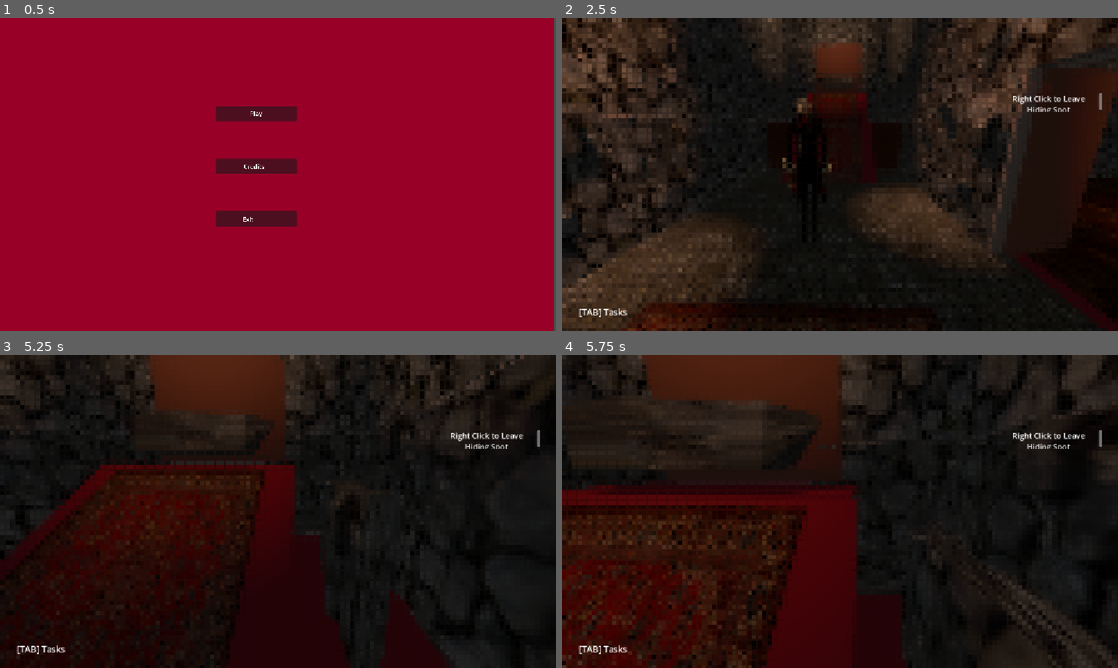
Above: before the commit, frames 1-4 (two rows, left to right).
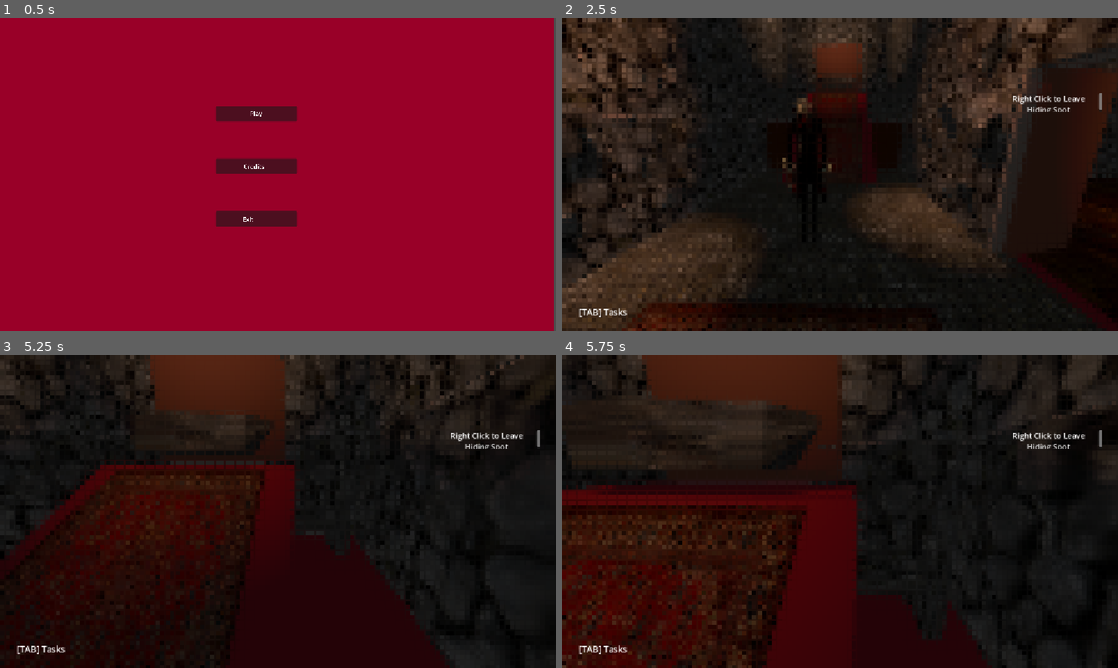
Above: after the commit, the same moments.

Repository: MichaelRRyan/gmtk-2026-countdown
Game: Godot game, scene res://screens/main_menu.tscn
Two runs of this game, one before a commit and one after it. Both use one fixed random seed, a clock stepped at 60 frames per second and the inputs below.
Inputs (mouse positions are in pixels of both pictures, inside the frame that each line leads up to):
- Up to frame 1 (0.5 s): no input
- Up to frame 2 (2.5 s): click "Play" at 0.5 s; tap Enter at 1.25, 2 s; move the mouse to (867, 174) at 1.27 s; press the mouse at (867, 174) at 1.28 s; hold W (move_forward) from 1.28 s (still down); tap Space (jump) at 1.52, 2.27 s; move the mouse to (812, 174) at 2.02 s; release the mouse at (812, 174) at 2.03 s; tap Tab (show_tasks) at 2.1 s
- Up to frame 3 (5.25 s): keep holding W (move_forward); tap Enter every 0.75 s from 2.75 to 5 s; move the mouse to (289, 505) at 2.77 s; press the mouse at (289, 505) at 2.78 s; move the mouse to (272, 517) at 3.52 s; release the mouse at (272, 517) at 3.53 s; tap Tab (show_tasks) at 3.6, 5.1 s; tap Space (jump) at 3.77, 4.52 s; move the mouse to (316, 514) at 4.27 s; press the mouse at (316, 514) at 4.28 s; move the mouse to (233, 508) at 5.02 s; release the mouse at (233, 508) at 5.03 s
- Up to frame 4 (5.75 s): keep holding W (move_forward); tap Space (jump) at 5.27 s

Frame 1 is identical in both runs. In frame 2, less than 0.1% of the frame differs, in the area x 80-85%, y 2-16%; in frame 3, 0.6%; in frame 4, 1.8%, in the area x 61-100%, y 57-100%.

Commit message:
Adds art to north part of the castle.

Diff:
--- a/Levels/Main/main_level.tscn
+++ b/Levels/Main/main_level.tscn
@@ -1799,9 +1799,6 @@
 [node name="StoneWallFinal240" parent="CastleGeo/Walls" unique_id=301821779 instance=ExtResource("21_ofdr7")]
 transform = Transform3D(-0.9999999, 0, 5.7620444e-08, 0, 1, 0, -5.7620444e-08, 0, -0.9999999, 2.057974, -0.74709314, -4.597873)
 
-[node name="StoneWallFinal241" parent="CastleGeo/Walls" unique_id=723863453 instance=ExtResource("21_ofdr7")]
-transform = Transform3D(-0.9999999, 0, 5.7620444e-08, 0, 1, 0, -5.7620444e-08, 0, -0.9999999, 2.057974, 1.2529068, -4.597873)
-
 [node name="StoneWallFinal242" parent="CastleGeo/Walls" unique_id=578205975 instance=ExtResource("21_ofdr7")]
 transform = Transform3D(-0.9999999, 0, 5.7620444e-08, 0, 1, 0, -5.7620444e-08, 0, -0.9999999, 2.2901566, -0.74709314, -6.597873)
 
@@ -1811,6 +1808,72 @@
 [node name="StoneWallFinal244" parent="CastleGeo/Walls" unique_id=45151092 instance=ExtResource("21_ofdr7")]
 transform = Transform3D(-0.9999999, 0, 5.7620444e-08, 0, 1, 0, -5.7620444e-08, 0, -0.9999999, 2.2901566, -0.74709314, -10.597874)
 
+[node name="StoneWallFinal274" parent="CastleGeo/Walls" unique_id=24084767 instance=ExtResource("21_ofdr7")]
+transform = Transform3D(1.0133183e-07, 0, 0.9999999, 0, 1, 0, -0.9999999, 0, 1.0133183e-07, 1.3443934, 1.497829, -7.0274854)
+
+[node name="StoneWallFinal275" parent="CastleGeo/Walls" unique_id=1102667286 instance=ExtResource("21_ofdr7")]
+transform = Transform3D(1.0133183e-07, 0, 0.9999999, 0, 1, 0, -0.9999999, 0, 1.0133183e-07, -0.5917839, -0.74733627, -7.0274854)
+
+[node name="StoneWallFinal276" parent="CastleGeo/Walls" unique_id=1420521097 instance=ExtResource("21_ofdr7")]
+transform = Transform3D(1.0133183e-07, 0, 0.9999999, 0, 1, 0, -0.9999999, 0, 1.0133183e-07, -0.5917839, 1.2526637, -7.0274854)
+
+[node name="StoneWallFinal277" parent="CastleGeo/Walls" unique_id=790054777 instance=ExtResource("21_ofdr7")]
+transform = Transform3D(1.0133183e-07, 0, 0.9999999, 0, 1, 0, -0.9999999, 0, 1.0133183e-07, -2.591784, -0.74733627, -7.0274854)
+
+[node name="StoneWallFinal278" parent="CastleGeo/Walls" unique_id=436340413 instance=ExtResource("21_ofdr7")]
+transform = Transform3D(1.0133183e-07, 0, 0.9999999, 0, 1, 0, -0.9999999, 0, 1.0133183e-07, -2.591784, 1.2526637, -7.0274854)
+
+[node name="StoneWallFinal279" parent="CastleGeo/Walls" unique_id=552288284 instance=ExtResource("21_ofdr7")]
+transform = Transform3D(1.0133183e-07, 0, 0.9999999, 0, 1, 0, -0.9999999, 0, 1.0133183e-07, -4.591784, -0.74733627, -7.0274854)
+
+[node name="StoneWallFinal280" parent="CastleGeo/Walls" unique_id=682361811 instance=ExtResource("21_ofdr7")]
+transform = Transform3D(1.0133183e-07, 0, 0.9999999, 0, 1, 0, -0.9999999, 0, 1.0133183e-07, -4.591784, 1.2526637, -7.0274854)
+
+[node name="StoneWallFinal281" parent="CastleGeo/Walls" unique_id=1955540241 instance=ExtResource("21_ofdr7")]
+transform = Transform3D(1.0133183e-07, 0, 0.9999999, 0, 1, 0, -0.9999999, 0, 1.0133183e-07, -6.591784, -0.74733627, -7.0274854)
+
+[node name="StoneWallFinal287" parent="CastleGeo/Walls" unique_id=1158488001 instance=ExtResource("21_ofdr7")]
+transform = Transform3D(2.6995864, 0, -4.9389886e-08, 0, 1.6005341, 0, 3.9155677e-07, 0, 0.34051836, -3.0028567, -0.74733627, -6.920439)
+
+[node name="StoneWallFinal282" parent="CastleGeo/Walls" unique_id=1413060732 instance=ExtResource("21_ofdr7")]
+transform = Transform3D(1.0133183e-07, 0, 0.9999999, 0, 1, 0, -0.9999999, 0, 1.0133183e-07, -6.591784, 1.2526637, -7.0274854)
+
+[node name="StoneWallFinal283" parent="CastleGeo/Walls" unique_id=227252969 instance=ExtResource("21_ofdr7")]
+transform = Transform3D(1.0133183e-07, 0, 0.9999999, 0, 1, 0, -0.9999999, 0, 1.0133183e-07, -8.591784, -0.74733627, -7.0274854)
+
+[node name="StoneWallFinal318" parent="CastleGeo/Walls" unique_id=1053560811 instance=ExtResource("21_ofdr7")]
+transform = Transform3D(1.01331835e-07, 0, 0.9999999, -0.9999999, -4.371139e-08, 1.01331835e-07, 4.3711385e-08, -1, -4.429355e-15, -9.2484665, 2.5463285, -7.0906053)
+
+[node name="StoneWallFinal319" parent="CastleGeo/Walls" unique_id=794127775 instance=ExtResource("21_ofdr7")]
+transform = Transform3D(1.01331835e-07, 0, 0.9999999, -0.9999999, -4.371139e-08, 1.01331835e-07, 4.3711385e-08, -1, -4.429355e-15, -7.2484665, 2.5463285, -7.0906053)
+
+[node name="StoneWallFinal320" parent="CastleGeo/Walls" unique_id=456137013 instance=ExtResource("21_ofdr7")]
+transform = Transform3D(1.01331835e-07, 0, 0.9999999, -0.9999999, -4.371139e-08, 1.01331835e-07, 4.3711385e-08, -1, -4.429355e-15, -9.2484665, 2.5463285, -9.090605)
+
+[node name="StoneWallFinal321" parent="CastleGeo/Walls" unique_id=1426433878 instance=ExtResource("21_ofdr7")]
+transform = Transform3D(1.01331835e-07, 0, 0.9999999, -0.9999999, -4.371139e-08, 1.01331835e-07, 4.3711385e-08, -1, -4.429355e-15, -7.2484665, 2.5463285, -9.090605)
+
+[node name="StoneWallFinal322" parent="CastleGeo/Walls" unique_id=1003739826 instance=ExtResource("21_ofdr7")]
+transform = Transform3D(1.01331835e-07, 0, 0.9999999, -0.9999999, -4.371139e-08, 1.01331835e-07, 4.3711385e-08, -1, -4.429355e-15, -9.2484665, 2.5463285, -11.090605)
+
+[node name="StoneWallFinal323" parent="CastleGeo/Walls" unique_id=1724464236 instance=ExtResource("21_ofdr7")]
+transform = Transform3D(1.01331835e-07, 0, 0.9999999, -0.9999999, -4.371139e-08, 1.01331835e-07, 4.3711385e-08, -1, -4.429355e-15, -7.2484665, 2.5463285, -11.090605)
+
+[node name="StoneWallFinal324" parent="CastleGeo/Walls" unique_id=785179757 instance=ExtResource("21_ofdr7")]
+transform = Transform3D(1.01331835e-07, 0, 0.9999999, -0.9999999, -4.371139e-08, 1.01331835e-07, 4.3711385e-08, -1, -4.429355e-15, -9.2484665, 2.5463285, -13.090605)
+
+[node name="StoneWallFinal325" parent="CastleGeo/Walls" unique_id=590547528 instance=ExtResource("21_ofdr7")]
+transform = Transform3D(1.01331835e-07, 0, 0.9999999, -0.9999999, -4.371139e-08, 1.01331835e-07, 4.3711385e-08, -1, -4.429355e-15, -7.2484665, 2.5463285, -13.090605)
+
+[node name="StoneWallFinal284" parent="CastleGeo/Walls" unique_id=831407163 instance=ExtResource("21_ofdr7")]
+transform = Transform3D(1.0133183e-07, 0, 0.9999999, 0, 1, 0, -0.9999999, 0, 1.0133183e-07, -8.591784, 1.2526637, -7.0274854)
+
+[node name="StoneWallFinal285" parent="CastleGeo/Walls" unique_id=1055070476 instance=ExtResource("21_ofdr7")]
+transform = Transform3D(1.0133183e-07, 0, 0.9999999, 0, 1, 0, -0.9999999, 0, 1.0133183e-07, -10.591784, -0.74733627, -7.0274854)
+
+[node name="StoneWallFinal286" parent="CastleGeo/Walls" unique_id=1213613689 instance=ExtResource("21_ofdr7")]
+transform = Transform3D(1.0133183e-07, 0, 0.9999999, 0, 1, 0, -0.9999999, 0, 1.0133183e-07, -10.591784, 1.2526637, -7.0274854)
+
 [node name="StoneWallFinal260" parent="CastleGeo/Walls" unique_id=1067447903 instance=ExtResource("21_ofdr7")]
 transform = Transform3D(-0.99999976, 0, 8.839441e-09, 0, 1, 0, -5.7620436e-08, 0, -0.15340804, 2.2901566, -0.74709314, -9.426998)
 
@@ -1832,11 +1895,164 @@
 [node name="StoneWallFinal246" parent="CastleGeo/Walls" unique_id=1371742756 instance=ExtResource("21_ofdr7")]
 transform = Transform3D(-0.9999999, 0, 5.7620444e-08, 0, 1, 0, -5.7620444e-08, 0, -0.9999999, 2.2901566, -0.74709314, -12.597874)
 
+[node name="StoneWallFinal268" parent="CastleGeo/Walls" unique_id=847550195 instance=ExtResource("21_ofdr7")]
+transform = Transform3D(0.9999999, 0, 2.9802326e-08, 0, 1, 0, -2.9802326e-08, 0, 0.9999999, 0.16622019, -0.74709314, -13.075192)
+
+[node name="StoneWallFinal269" parent="CastleGeo/Walls" unique_id=925661309 instance=ExtResource("21_ofdr7")]
+transform = Transform3D(0.9999999, 0, 2.9802326e-08, 0, 1, 0, -2.9802326e-08, 0, 0.9999999, 0.16622019, -0.74709314, -10.151928)
+
+[node name="StoneWallFinal270" parent="CastleGeo/Walls" unique_id=49606840 instance=ExtResource("21_ofdr7")]
+transform = Transform3D(0.9999999, 0, 2.9802326e-08, 0, 1, 0, -2.9802326e-08, 0, 0.9999999, 0.16622019, 1.2529068, -10.151928)
+
+[node name="StoneWallFinal271" parent="CastleGeo/Walls" unique_id=1042795431 instance=ExtResource("21_ofdr7")]
+transform = Transform3D(0.9999999, 0, 2.9802326e-08, 0, 1, 0, -2.9802326e-08, 0, 0.9999999, 0.16622019, 1.2529068, -13.151928)
+
+[node name="StoneWallFinal272" parent="CastleGeo/Walls" unique_id=1323318552 instance=ExtResource("21_ofdr7")]
+transform = Transform3D(0.9999999, 0, 2.9802326e-08, 0, 1, 0, -2.9802326e-08, 0, 0.9999999, 0.16622019, 1.2529068, -13.151928)
+
+[node name="StoneWallFinal273" parent="CastleGeo/Walls" unique_id=133699261 instance=ExtResource("21_ofdr7")]
+transform = Transform3D(0.9999999, 0, 1.5322106e-08, 0, 1, 0, -2.9802326e-08, 0, 0.51412445, 0.16221815, 1.2529068, -11.642893)
+
 [node name="StoneWallFinal248" parent="CastleGeo/Walls" unique_id=731931155 instance=ExtResource("21_ofdr7")]
 transform = Transform3D(-1.3909059e-08, 0, -0.9999999, 0, 1, 0, 0.9999999, 0, -1.3909059e-08, 1.2201586, -0.74709314, -13.708503)
 
 [node name="StoneWallFinal249" parent="CastleGeo/Walls" unique_id=2083589421 instance=ExtResource("21_ofdr7")]
 transform = Transform3D(-1.3909059e-08, 0, -0.9999999, 0, 1, 0, 0.9999999, 0, -1.3909059e-08, 1.2201586, 1.2529068, -13.708503)
+
+[node name="StoneWallFinal288" parent="CastleGeo/Walls" unique_id=1260373202 instance=ExtResource("21_ofdr7")]
+transform = Transform3D(-1.3909059e-08, 0, -0.9999999, 0, 1, 0, 0.9999999, 0, -1.3909059e-08, -0.7798414, -0.74709314, -13.708503)
+
+[node name="StoneWallFinal289" parent="CastleGeo/Walls" unique_id=1303738339 instance=ExtResource("21_ofdr7")]
+transform = Transform3D(-1.3909059e-08, 0, -0.9999999, 0, 1, 0, 0.9999999, 0, -1.3909059e-08, -0.7798414, 1.2529068, -13.708503)
+
+[node name="StoneWallFinal332" parent="CastleGeo/Walls" unique_id=1548688160 instance=ExtResource("21_ofdr7")]
+transform = Transform3D(-0.9999999, 0, 5.7620444e-08, 0, 1, 0, -5.7620444e-08, 0, -0.9999999, -0.16820979, -0.7470932, -13.072727)
+
+[node name="StoneWallFinal333" parent="CastleGeo/Walls" unique_id=1406208303 instance=ExtResource("21_ofdr7")]
+transform = Transform3D(-0.9999999, 0, 5.7620444e-08, 0, 1, 0, -5.7620444e-08, 0, -0.9999999, -0.16820979, 1.2529068, -13.072727)
+
+[node name="StoneWallFinal334" parent="CastleGeo/Walls" unique_id=701637216 instance=ExtResource("21_ofdr7")]
+transform = Transform3D(-0.9999999, 0, 5.7620444e-08, 0, 1, 0, -5.7620444e-08, 0, -0.9999999, -0.16820979, -0.7470932, -10.072727)
+
+[node name="StoneWallFinal335" parent="CastleGeo/Walls" unique_id=1668546538 instance=ExtResource("21_ofdr7")]
+transform = Transform3D(-0.9999999, 0, 5.7620444e-08, 0, 1, 0, -5.7620444e-08, 0, -0.9999999, -0.16820979, 1.2529068, -10.072727)
+
+[node name="StoneWallFinal336" parent="CastleGeo/Walls" unique_id=463818090 instance=ExtResource("21_ofdr7")]
+transform = Transform3D(-0.9999998, 0, 2.7439466e-08, 0, 1, 0, -5.762044e-08, 0, -0.47621053, -0.16820979, 1.2529068, -11.556125)
+
+[node name="StoneWallFinal290" parent="CastleGeo/Walls" unique_id=198564691 instance=ExtResource("21_ofdr7")]
+transform = Transform3D(-1.3909059e-08, 0, -0.9999999, 0, 1, 0, 0.9999999, 0, -1.3909059e-08, -2.7798414, -0.74709314, -13.708503)
+
+[node name="StoneWallFinal291" parent="CastleGeo/Walls" unique_id=1012286924 instance=ExtResource("21_ofdr7")]
+transform = Transform3D(-1.3909059e-08, 0, -0.9999999, 0, 1, 0, 0.9999999, 0, -1.3909059e-08, -2.7798414, 1.2529068, -13.708503)
+
+[node name="StoneWallFinal326" parent="CastleGeo/Walls" unique_id=1503294671 instance=ExtResource("21_ofdr7")]
+transform = Transform3D(0.9999999, 0, 2.9802326e-08, 0, 1, 0, -2.9802326e-08, 0, 0.9999999, -3.0802073, -0.7470932, -12.336475)
+
+[node name="StoneWallFinal327" parent="CastleGeo/Walls" unique_id=2034072056 instance=ExtResource("21_ofdr7")]
+transform = Transform3D(0.9999999, 0, 2.9802326e-08, 0, 1, 0, -2.9802326e-08, 0, 0.9999999, -3.0802073, 1.2529068, -12.336475)
+
+[node name="StoneWallFinal330" parent="CastleGeo/Walls" unique_id=2036394386 instance=ExtResource("21_ofdr7")]
+transform = Transform3D(0.9999999, 0, 2.9802326e-08, 0, 1, 0, -2.9802326e-08, 0, 0.9999999, -3.0802073, -0.7470932, -14.336475)
+
+[node name="StoneWallFinal331" parent="CastleGeo/Walls" unique_id=1238015598 instance=ExtResource("21_ofdr7")]
+transform = Transform3D(0.9999999, 0, 2.9802326e-08, 0, 1, 0, -2.9802326e-08, 0, 0.9999999, -3.0802073, 1.2529068, -14.336475)
+
+[node name="StoneWallFinal328" parent="CastleGeo/Walls" unique_id=428794510 instance=ExtResource("21_ofdr7")]
+transform = Transform3D(0.9999999, 0, 2.9802326e-08, 0, 1, 0, -2.9802326e-08, 0, 0.9999999, -3.0802073, -0.7470932, -10.336475)
+
+[node name="StoneWallFinal329" parent="CastleGeo/Walls" unique_id=1837918690 instance=ExtResource("21_ofdr7")]
+transform = Transform3D(0.9999999, 0, 2.9802326e-08, 0, 1, 0, -2.9802326e-08, 0, 0.9999999, -3.0802073, 1.2529068, -10.336475)
+
+[node name="StoneWallFinal337" parent="CastleGeo/Walls" unique_id=1131517940 instance=ExtResource("21_ofdr7")]
+transform = Transform3D(-7.351371e-08, 0, 0.9999999, 0, 1, 0, -0.9999999, 0, -7.351371e-08, -2.6062298, -0.7470932, -9.329856)
+
+[node name="StoneWallFinal338" parent="CastleGeo/Walls" unique_id=570052454 instance=ExtResource("21_ofdr7")]
+transform = Transform3D(-7.351371e-08, 0, 0.9999999, 0, 1, 0, -0.9999999, 0, -7.351371e-08, -2.6062298, 1.2529068, -9.329856)
+
+[node name="StoneWallFinal339" parent="CastleGeo/Walls" unique_id=624419782 instance=ExtResource("21_ofdr7")]
+transform = Transform3D(-7.351371e-08, 0, 0.9999999, 0, 1, 0, -0.9999999, 0, -7.351371e-08, -0.6062298, -0.7470932, -9.329856)
+
+[node name="StoneWallFinal340" parent="CastleGeo/Walls" unique_id=425481385 instance=ExtResource("21_ofdr7")]
+transform = Transform3D(-7.351371e-08, 0, 0.9999999, 0, 1, 0, -0.9999999, 0, -7.351371e-08, -0.6062298, 1.2529068, -9.329856)
+
+[node name="StoneWallFinal292" parent="CastleGeo/Walls" unique_id=1874441679 instance=ExtResource("21_ofdr7")]
+transform = Transform3D(-1.3909059e-08, 0, -0.9999999, 0, 1, 0, 0.9999999, 0, -1.3909059e-08, -4.7798414, -0.74709314, -13.708503)
+
+[node name="StoneWallFinal293" parent="CastleGeo/Walls" unique_id=134590593 instance=ExtResource("21_ofdr7")]
+transform = Transform3D(-1.3909059e-08, 0, -0.9999999, 0, 1, 0, 0.9999999, 0, -1.3909059e-08, -4.7798414, 1.2529068, -13.708503)
+
+[node name="StoneWallFinal294" parent="CastleGeo/Walls" unique_id=1333872217 instance=ExtResource("21_ofdr7")]
+transform = Transform3D(-1.3909059e-08, 0, -0.9999999, 0, 1, 0, 0.9999999, 0, -1.3909059e-08, -6.7798414, -0.74709314, -13.708503)
+
+[node name="StoneWallFinal295" parent="CastleGeo/Walls" unique_id=577568570 instance=ExtResource("21_ofdr7")]
+transform = Transform3D(-1.3909059e-08, 0, -0.9999999, 0, 1, 0, 0.9999999, 0, -1.3909059e-08, -6.7798414, 1.2529068, -13.708503)
+
+[node name="StoneWallFinal296" parent="CastleGeo/Walls" unique_id=1335257242 instance=ExtResource("21_ofdr7")]
+transform = Transform3D(-1.3909059e-08, 0, -0.9999999, 0, 1, 0, 0.9999999, 0, -1.3909059e-08, -8.779841, -0.74709314, -13.708503)
+
+[node name="StoneWallFinal297" parent="CastleGeo/Walls" unique_id=1764597407 instance=ExtResource("21_ofdr7")]
+transform = Transform3D(-1.3909059e-08, 0, -0.9999999, 0, 1, 0, 0.9999999, 0, -1.3909059e-08, -8.779841, 1.2529068, -13.708503)
+
+[node name="StoneWallFinal308" parent="CastleGeo/Walls" unique_id=886289258 instance=ExtResource("21_ofdr7")]
+transform = Transform3D(-0.9999999, 0, 4.7301608e-08, 0, 1, 0, -5.7620444e-08, 0, -0.820917, -6.1774845, -0.7470932, -11.373527)
+
+[node name="StoneWallFinal309" parent="CastleGeo/Walls" unique_id=902136883 instance=ExtResource("21_ofdr7")]
+transform = Transform3D(-0.9999999, 0, 4.7301608e-08, 0, 1, 0, -5.7620444e-08, 0, -0.820917, -6.1774845, 1.2529068, -11.373527)
+
+[node name="StoneWallFinal316" parent="CastleGeo/Walls" unique_id=640603964 instance=ExtResource("21_ofdr7")]
+transform = Transform3D(-0.9999999, 0, 3.0851417e-08, 0, 1, 0, -5.7620444e-08, 0, -0.53542477, -6.1774845, 1.2529068, -12.743945)
+
+[node name="StoneWallFinal317" parent="CastleGeo/Walls" unique_id=1892502740 instance=ExtResource("21_ofdr7")]
+transform = Transform3D(-0.9999999, 0, 3.627599e-08, 0, 1, 0, -5.7620444e-08, 0, -0.6295679, -6.1774845, 1.479323, -8.292704)
+
+[node name="StoneWallFinal310" parent="CastleGeo/Walls" unique_id=113564777 instance=ExtResource("21_ofdr7")]
+transform = Transform3D(-0.9999999, 0, 4.7301608e-08, 0, 1, 0, -5.7620444e-08, 0, -0.820917, -6.1774845, -0.7470932, -9.731692)
+
+[node name="StoneWallFinal312" parent="CastleGeo/Walls" unique_id=1002021113 instance=ExtResource("21_ofdr7")]
+transform = Transform3D(-0.9999998, 0, 1.9410063e-08, 0, 1, 0, -5.762044e-08, 0, -0.3368607, -6.1774845, -0.7470932, -7.293512)
+
+[node name="StoneWallFinal313" parent="CastleGeo/Walls" unique_id=155220019 instance=ExtResource("21_ofdr7")]
+transform = Transform3D(-0.9999998, 0, 1.9410063e-08, 0, 1, 0, -5.762044e-08, 0, -0.3368607, -6.1774845, 1.2529068, -7.293512)
+
+[node name="StoneWallFinal314" parent="CastleGeo/Walls" unique_id=1177834776 instance=ExtResource("21_ofdr7")]
+transform = Transform3D(-0.9999998, 0, 1.9410063e-08, 0, 1, 0, -5.762044e-08, 0, -0.3368607, -6.1774845, -0.7470932, -13.615586)
+
+[node name="StoneWallFinal315" parent="CastleGeo/Walls" unique_id=1026399255 instance=ExtResource("21_ofdr7")]
+transform = Transform3D(-0.9999998, 0, 1.9410063e-08, 0, 1, 0, -5.762044e-08, 0, -0.3368607, -6.1774845, 1.2529068, -13.615586)
+
+[node name="StoneWallFinal311" parent="CastleGeo/Walls" unique_id=1772515990 instance=ExtResource("21_ofdr7")]
+transform = Transform3D(-0.9999999, 0, 4.7301608e-08, 0, 1, 0, -5.7620444e-08, 0, -0.820917, -6.1774845, 1.2529068, -9.731692)
+
+[node name="StoneWallFinal298" parent="CastleGeo/Walls" unique_id=886088142 instance=ExtResource("21_ofdr7")]
+transform = Transform3D(-1.3909059e-08, 0, -0.9999999, 0, 1, 0, 0.9999999, 0, -1.3909059e-08, -10.779841, -0.74709314, -13.708503)
+
+[node name="StoneWallFinal299" parent="CastleGeo/Walls" unique_id=1194645321 instance=ExtResource("21_ofdr7")]
+transform = Transform3D(-1.3909059e-08, 0, -0.9999999, 0, 1, 0, 0.9999999, 0, -1.3909059e-08, -10.779841, 1.2529068, -13.708503)
+
+[node name="StoneWallFinal300" parent="CastleGeo/Walls" unique_id=1856116163 instance=ExtResource("21_ofdr7")]
+transform = Transform3D(0.9999999, 0, 2.9802326e-08, 0, 1, 0, -2.9802326e-08, 0, 0.9999999, -10.310586, -0.7470932, -12.708503)
+
+[node name="StoneWallFinal301" parent="CastleGeo/Walls" unique_id=922501376 instance=ExtResource("21_ofdr7")]
+transform = Transform3D(0.9999999, 0, 2.9802326e-08, 0, 1, 0, -2.9802326e-08, 0, 0.9999999, -10.310586, 1.2529068, -12.708503)
+
+[node name="StoneWallFinal302" parent="CastleGeo/Walls" unique_id=694334628 instance=ExtResource("21_ofdr7")]
+transform = Transform3D(0.9999999, 0, 2.9802326e-08, 0, 1, 0, -2.9802326e-08, 0, 0.9999999, -10.310586, -0.7470932, -10.708503)
+
+[node name="StoneWallFinal303" parent="CastleGeo/Walls" unique_id=1666925801 instance=ExtResource("21_ofdr7")]
+transform = Transform3D(0.9999999, 0, 2.9802326e-08, 0, 1, 0, -2.9802326e-08, 0, 0.9999999, -10.310586, 1.2529068, -10.708503)
+
+[node name="StoneWallFinal304" parent="CastleGeo/Walls" unique_id=1417548010 instance=ExtResource("21_ofdr7")]
+transform = Transform3D(0.9999999, 0, 2.9802326e-08, 0, 1, 0, -2.9802326e-08, 0, 0.9999999, -10.310586, -0.7470932, -8.708503)
+
+[node name="StoneWallFinal305" parent="CastleGeo/Walls" unique_id=910437002 instance=ExtResource("21_ofdr7")]
+transform = Transform3D(0.9999999, 0, 2.9802326e-08, 0, 1, 0, -2.9802326e-08, 0, 0.9999999, -10.310586, 1.2529068, -8.708503)
+
+[node name="StoneWallFinal306" parent="CastleGeo/Walls" unique_id=1464382467 instance=ExtResource("21_ofdr7")]
+transform = Transform3D(0.9999999, 0, 9.230722e-09, 0, 1, 0, -2.9802326e-08, 0, 0.30973154, -10.310586, -0.7470932, -7.3857584)
+
+[node name="StoneWallFinal307" parent="CastleGeo/Walls" unique_id=1455887488 instance=ExtResource("21_ofdr7")]
+transform = Transform3D(0.9999999, 0, 9.230722e-09, 0, 1, 0, -2.9802326e-08, 0, 0.30973154, -10.310586, 1.2529068, -7.3857584)
 
 [node name="StoneWallFinal250" parent="CastleGeo/Walls" unique_id=1962481476 instance=ExtResource("21_ofdr7")]
 transform = Transform3D(-1.3909059e-08, 0, -0.9999999, -0.9999999, -4.371139e-08, 1.3909059e-08, -4.3711385e-08, 1, 6.0798426e-16, 1.2201586, 2.5068786, -13.640197)
